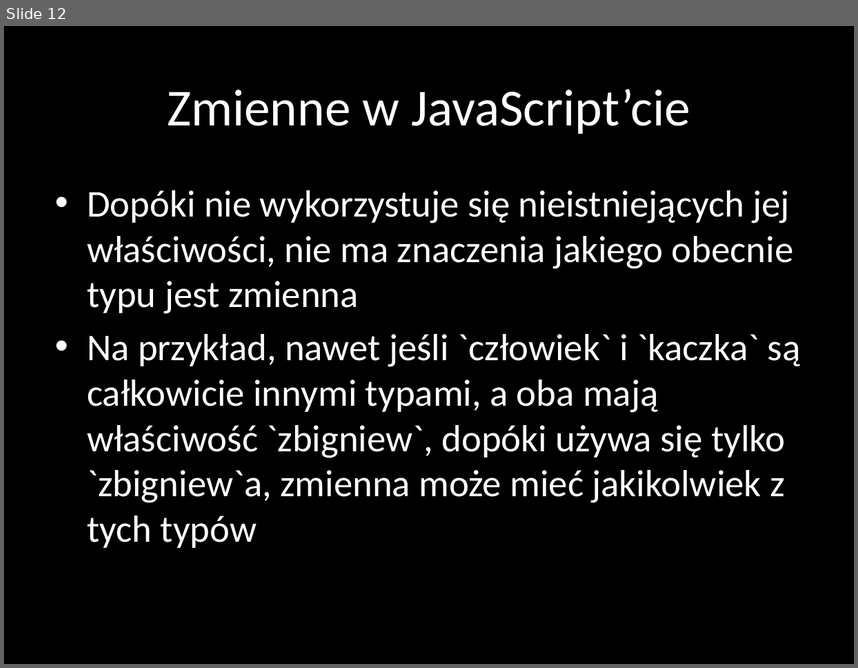
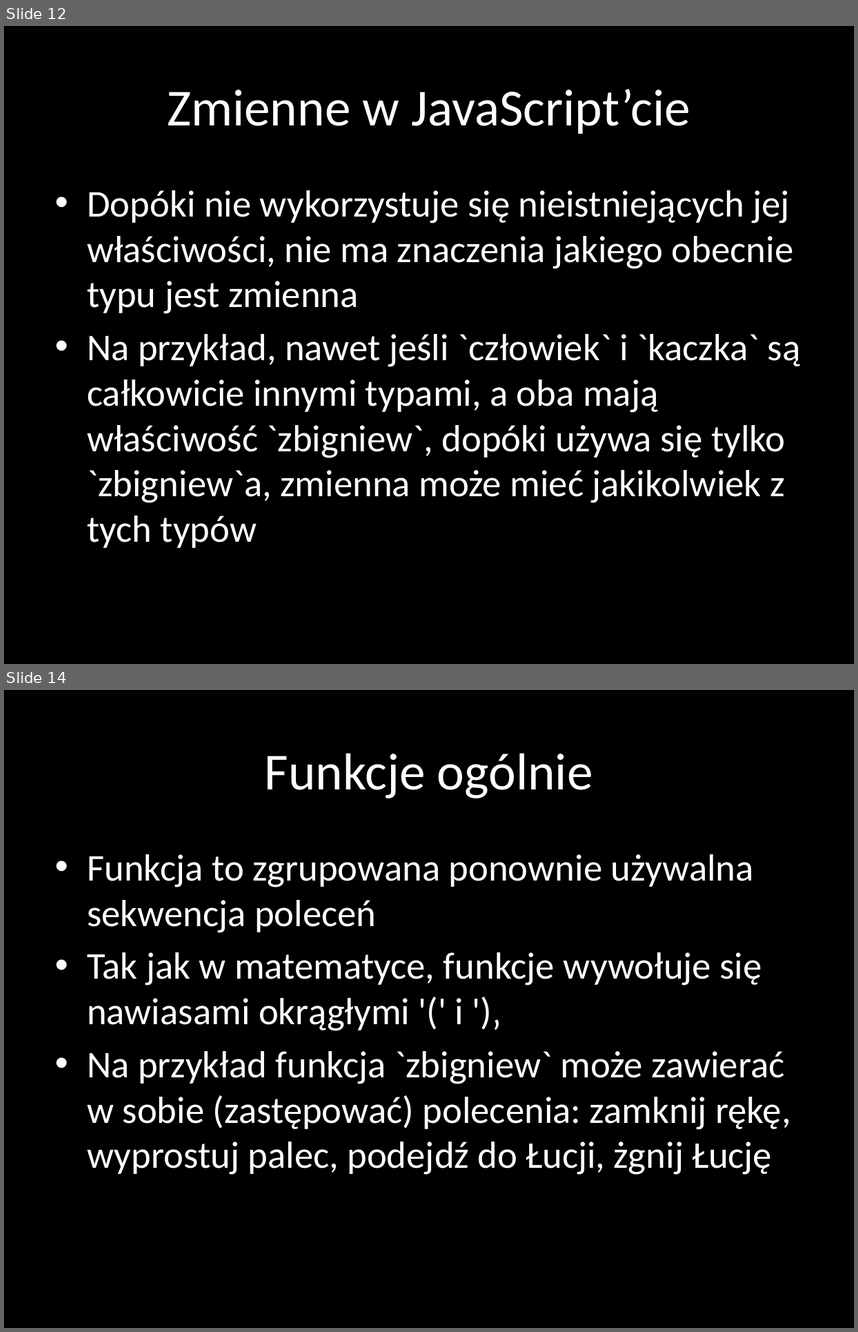
Before and after one commit to nabijaczleweli/UniwersytetDzieci-Google-2015-prezentacja, a slide deck: prezentacja/JavaScript.pptx. Shown one above the other, each under a label of ours: slide 12 before the commit, slides 12 and 14 after it; the slides between them are not shown. The pictures are 858x668 and 858x1332 pixels, drawn with LibreOffice and Linux fonts; fonts in the diff are those of the drawing. Boxes give left, top, right and bottom in pixels: in the first picture for what was removed or moved away, otherwise in the second. Text is boxed around its words. In the diff, an @@ line names an element or a change of style, - is before the commit and + after.

```diff
--- a/prezentacja/JavaScript.pptx
+++ b/prezentacja/JavaScript.pptx
@@ slide 14 added at [4, 690, 854, 1328], background #000000 @@
@@ title added at [265, 753, 593, 798], 44 pt, text #FFFFFF @@
+Funkcje ogólnie
@@ text added at [87, 854, 791, 1174], 32 pt, text #FFFFFF @@
+• Funkcja to zgrupowana ponownie używalna sekwencja poleceń
+• Tak jak w matematyce, funkcje wywołuje się nawiasami okrągłymi '(' i ')‚
+• Na przykład funkcja `zbigniew` może zawierać w sobie (zastępować) polecenia: zamknij rękę, wyprostuj palec, podejdź do Łucji, żgnij Łucję
```
Also in this commit, not shown: 2 other slides added, 3 other files.
